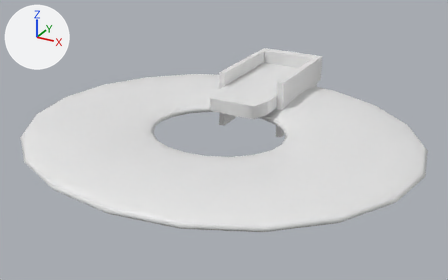
One commit to the FBX model Crown-Client-v2-main/Assets/ImportedAssets/Fishing Game/Fishing Enviornment/Fishing_Landmass_Pier_Location.fbx: the scene before it, then after it.
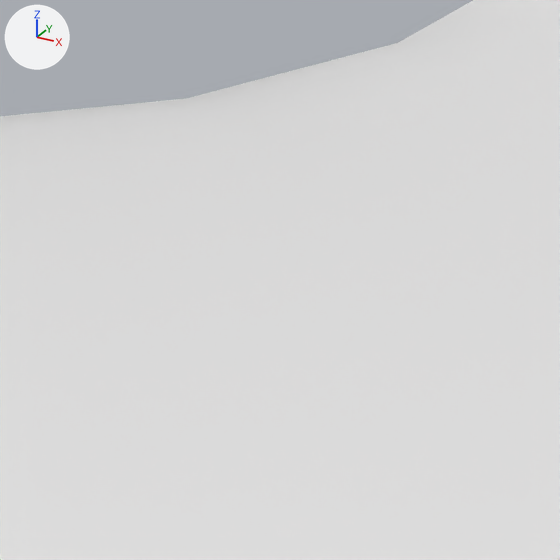
The first picture shows the older version from a camera (50 mm lens) standing at (0.803, -1.429, 0.693) and looking at (0.019, -0.002, -0.02). The close-ups show both versions on the part from 53% to 64% of the width and 52% to 69% of the height of that picture; other places that the commit changed are outside them. The axes (+X, +Y, +Z) are drawn at upper left. The lights are the same throughout. Materials are left out; every surface is plain grey. Where no turn or scale is listed for an object, it has been applied to the vertices.

In view in the first close-up: 'Land_Mass'.
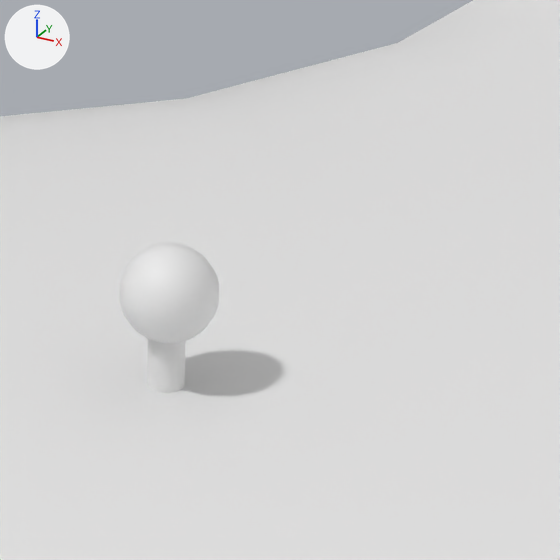
What changed in the scene script:
```text
Add me_mesh_008:
Add ob_tree6:
    ob_tree6 = bpy.data.objects.new('Tree6', me_mesh_008)
    ob_tree6.location = (0.239, -0.2663, 0.0371)
```

Changed parts and their boxes [x1, y1, x2, y2] in the close-ups (560 x 560 px):
'Tree6', added
    after: [120, 243, 219, 393]
